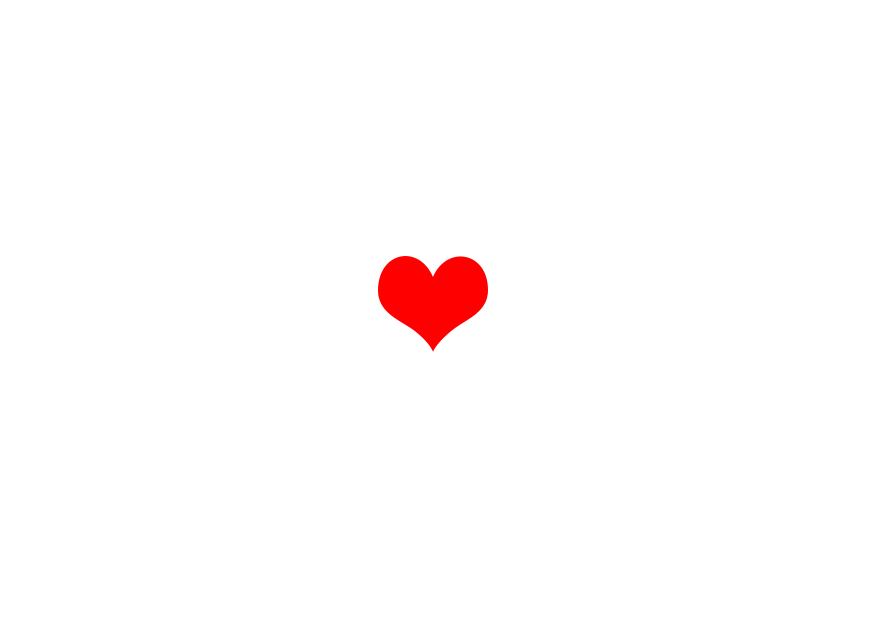
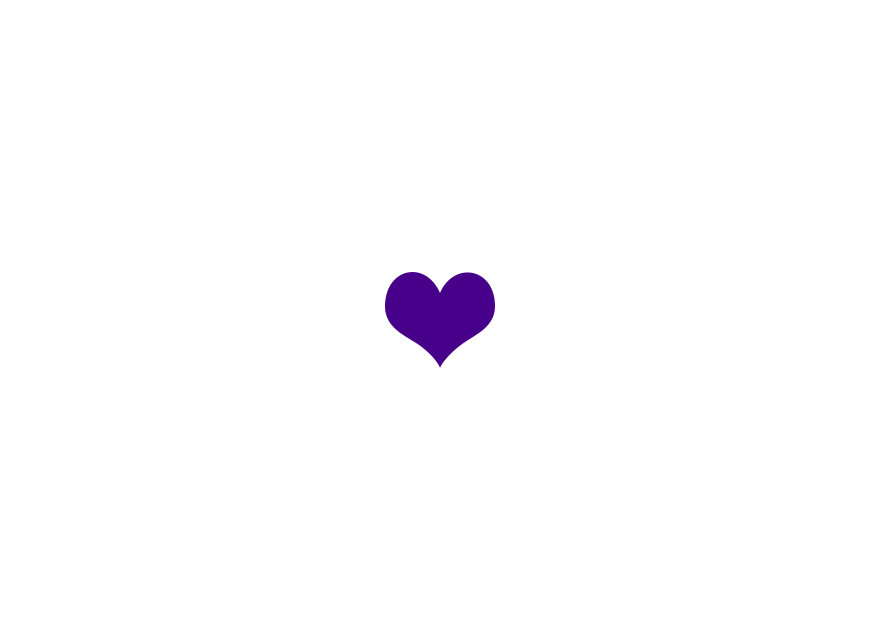
Two versions of the same layered image (880 × 640). Layer-by-layer changes:
added layer "ハートカード 1" (1st of 2) above "ハートカード 1" over [385, 272, 495, 368]
hid "ハートカード 1" (2nd of 2) over [378, 256, 488, 352]
